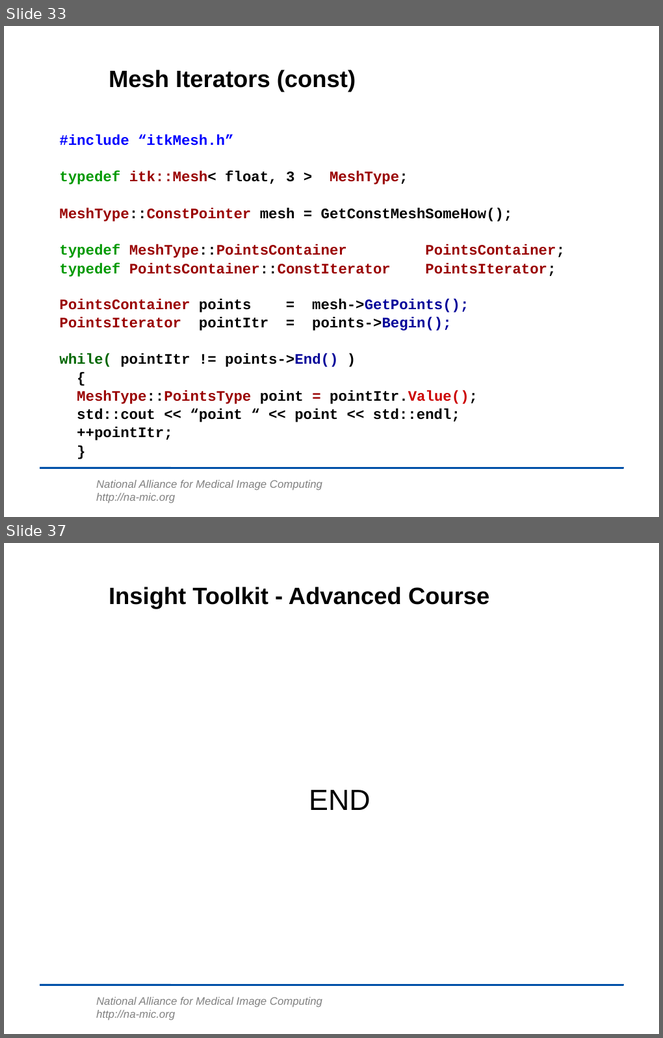
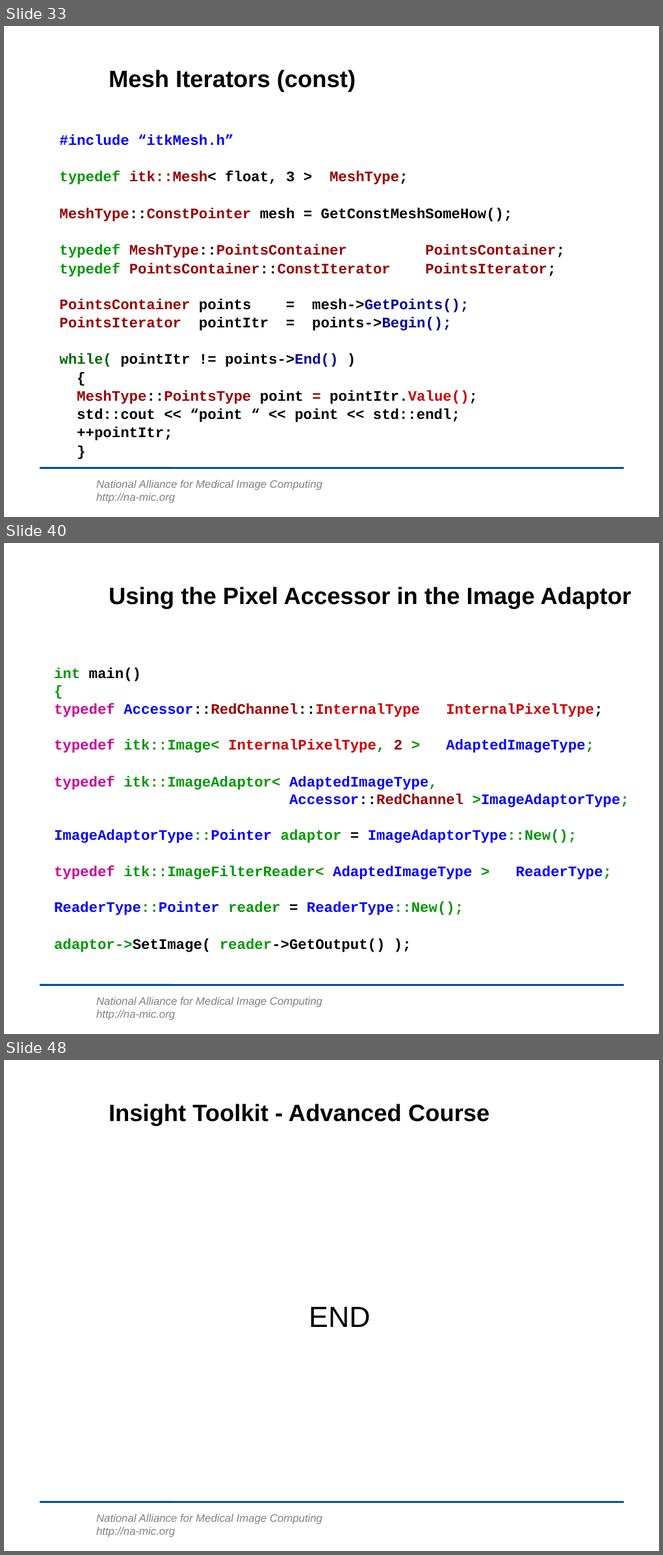
Before and after one commit to lheckemann/namic-sandbox, a slide deck: ITKAdvancedCourse/doc/presentations/Insight-DesignPatterns.ppt. Shown one above the other, each under a label of ours: slides 33 and 37 before the commit, slides 33, 40 and 48 after it; the slides between them are not shown. The pictures are 663x1038 and 663x1555 pixels, drawn with LibreOffice and Linux fonts; fonts in the diff are those of the drawing; background and template pictures are left out. Boxes give left, top, right and bottom in pixels: in the first picture for what was removed or moved away, otherwise in the second. Text is boxed around its words. In the diff, an @@ line names an element or a change of style, - is before the commit and + after.

Commit message:
ENH: Image Adaptors completed.      Starting to add Functors.

```diff
--- a/ITKAdvancedCourse/doc/presentations/Insight-DesignPatterns.ppt
+++ b/ITKAdvancedCourse/doc/presentations/Insight-DesignPatterns.ppt
@@ slide 40 added at <box>4,543,659,1034</box>, background #FFFFFF; not listed: 2 template elements that a slide beside it also shows @@
@@ title added at <box>109,587,632,609</box>, 26 pt, text #000000, bold @@
+Using the Pixel Accessor in the Image Adaptor
@@ text added at <box>54,668,629,953</box>, 16 pt, text #0000FF, bold @@
+int main()
+{
+typedef Accessor::RedChannel::InternalType InternalPixelType;
+typedef itk::Image< InternalPixelType, 2 > AdaptedImageType;
+typedef itk::ImageAdaptor< AdaptedImageType,
+Accessor::RedChannel >ImageAdaptorType;
+ImageAdaptorType::Pointer adaptor = ImageAdaptorType::New();
+typedef itk::ImageFilterReader< AdaptedImageType > ReaderType;
+ReaderType::Pointer reader = ReaderType::New();
+adaptor->SetImage( reader->GetOutput() );
@@ what was slide 37 is now slide 48 @@
```
Also in this commit, not shown: 3 slides changed, 10 other slides added.
